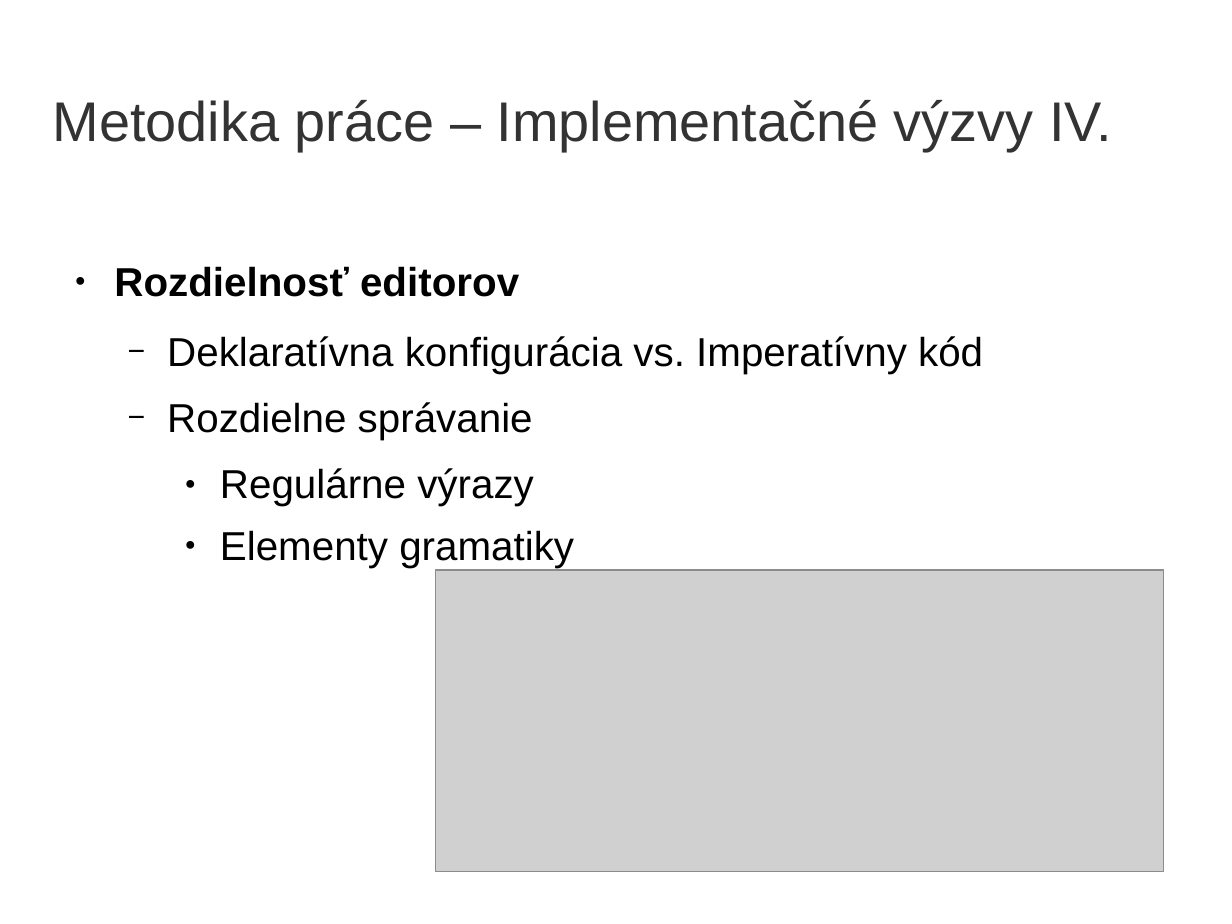
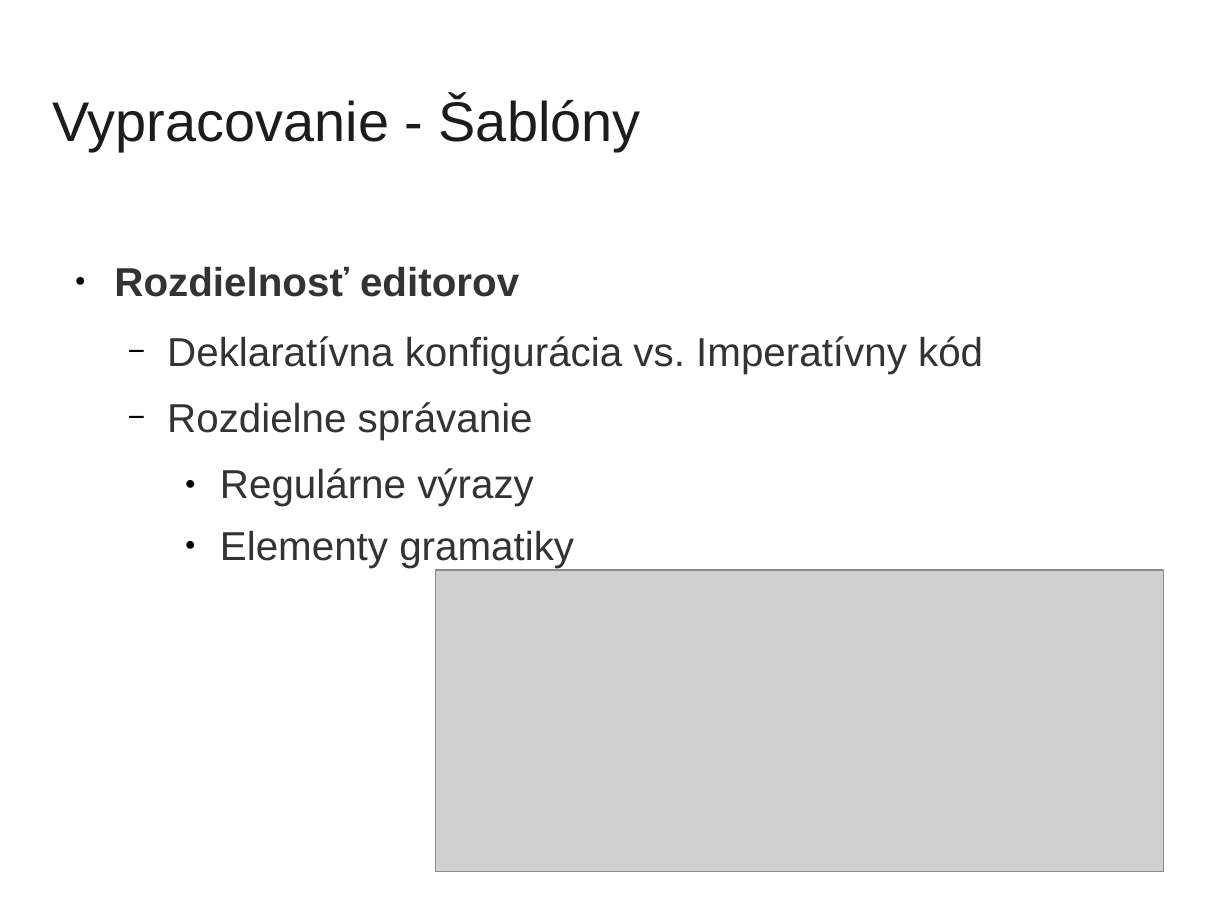
Before and after one commit to yin/syntaxer, a slide deck: slide 18 of obhajoba/bc2014-obhajoba15-prezentacia.odp (slide 17 before the commit). Drawn at 1232x924 pixels with LibreOffice and Linux fonts; fonts in the diff are those of the drawing; grey boxes stand for pictures; background and template pictures are left out. Boxes give left, top, right and bottom in pixels: in the first picture for what was removed or moved away, otherwise in the second. Text is boxed around its words. In the diff, an @@ line names an element or a change of style, - is before the commit and + after.

```diff
--- a/obhajoba/bc2014-obhajoba15-prezentacia.odp
+++ b/obhajoba/bc2014-obhajoba15-prezentacia.odp
@@ title at [53, 97, 641, 151]: text changed; text colour #333333 to #1C1C1C @@
-Metodika práce – Implementačné výzvy IV.
+Vypracovanie - Šablóny
@@ text "Rozdielnosť editorov" at [114, 266, 983, 568]: text colour #000000 to #333333 @@
```
Also in this commit, not shown: 14 other slides changed, 11 slides added, 22 slides removed, 2 other files.
